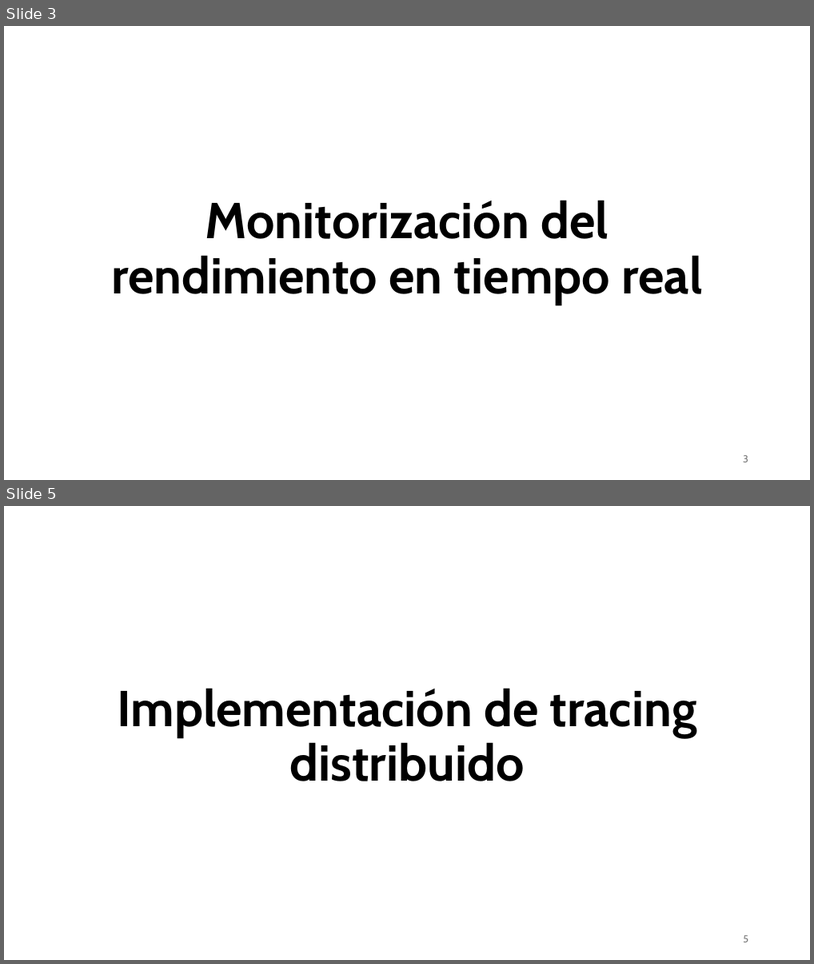
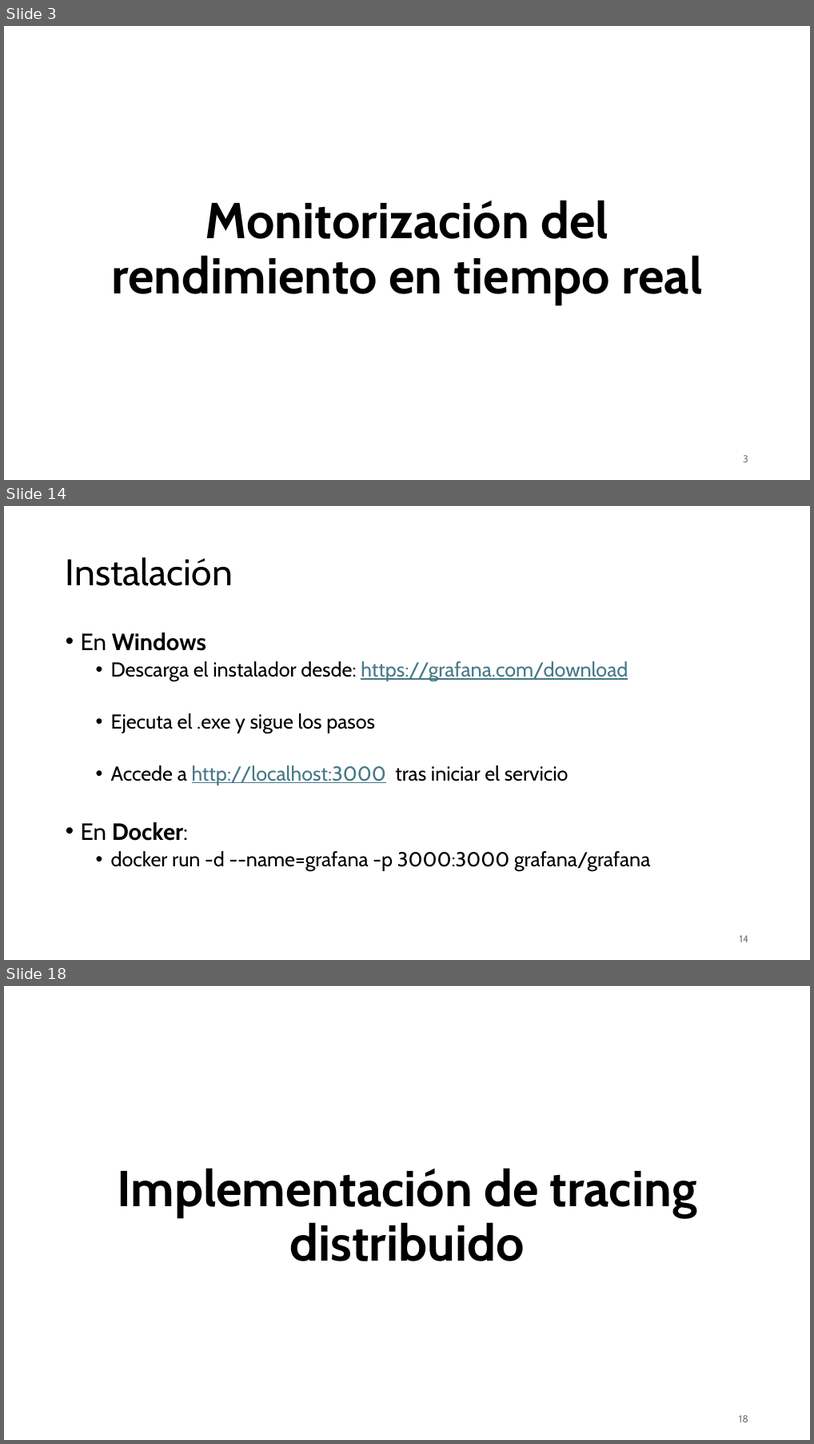
Before and after one commit to aldebarran22/CURSO_CPP_SERVICIOS_30H, a slide deck: doc/8_Monitorizacion_logging_microservicios.pptx. Shown one above the other, each under a label of ours: slides 3 and 5 before the commit, slides 3, 14 and 18 after it; the slides between them are not shown. The pictures are 814x964 and 814x1444 pixels, drawn with LibreOffice and Linux fonts; fonts in the diff are those of the drawing. Boxes give left, top, right and bottom in pixels: in the first picture for what was removed or moved away, otherwise in the second. Text is boxed around its words. In the diff, an @@ line names an element or a change of style, - is before the commit and + after.

```diff
--- a/doc/8_Monitorizacion_logging_microservicios.pptx
+++ b/doc/8_Monitorizacion_logging_microservicios.pptx
@@ slide 14 added at (4, 506, 810, 960), background #FFFFFF @@
@@ title added at (66, 557, 233, 586), 44 pt, text #000000 @@
+Instalación
@@ text added at (81, 632, 650, 871), 24 pt, text #000000 @@
+• En Windows
+  • Descarga el instalador desde: https://grafana.com/download
+  • Ejecuta el .exe y sigue los pasos
+  • Accede a http://localhost:3000 tras iniciar el servicio
+• En Docker:
+  • docker run -d --name=grafana -p 3000:3000 grafana/grafana
@@ page number added at (740, 935, 749, 942), 12 pt, text #797979 @@
+14
@@ what was slide 5 is now slide 18 @@
@@ page number at (739, 1415, 749, 1422): text changed @@
-5
+18
```
Also in this commit, not shown: 13 other slides added, 1 slide removed, 3 other files.
